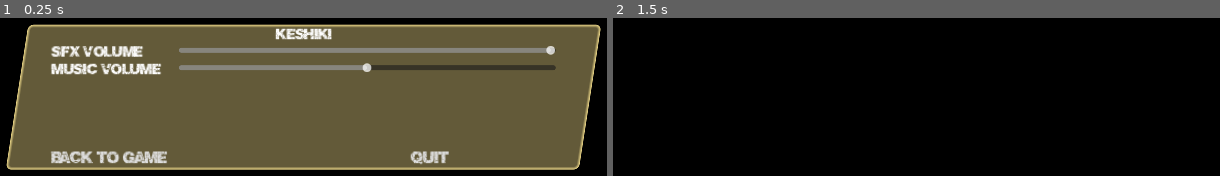
Above: before the commit, frames 1-2 (left to right).
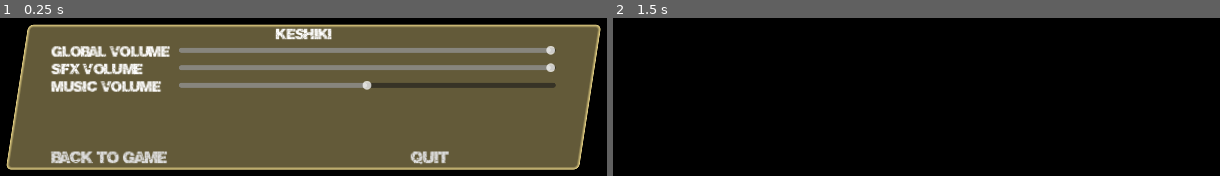
Above: after the commit, the same moments.

Repository: feyrkh/Exploratory
Game: Godot game, scene res://menu/PauseMenu.tscn
Same seed, same stepped clock (60 frames per second), same inputs: the game is played once before the commit and once after it. This scene is started directly instead of the project's main scene. Sound files missing from this copy of the repository are replaced by a short silence.
Inputs (mouse positions are in pixels of both pictures, inside the frame that each line leads up to):
- Up to frame 1 (0.25 s): no input
- Up to frame 2 (1.5 s): tap Enter at 0.5 s; move the mouse to (1104, 76) at 0.52 s; press the mouse at (1104, 76) at 0.53 s; hold D (right) 0.53-1.25 s; release the mouse at (1104, 76) at 1.25 s; click "Back to game" at 1.25 s

The runs differ from the first frame. In frame 1, 6.1% of the frame differs, in the area x 8-92%, y 17-47%; in frame 2, nothing differs.

Commit message:
Global audio volume setting

Diff:
--- a/menu/PauseMenu.gd
+++ b/menu/PauseMenu.gd
@@ -39,6 +39,7 @@
 		find_child("QuitAndDiscardButton").text = "quit"
 	find_child("SfxVolume").value = AudioPlayerPool.audio_config.get_config(AudioPlayerPool.SFX_VOLUME_PCT)
 	find_child("MusicVolume").value = AudioPlayerPool.audio_config.get_config(AudioPlayerPool.MUSIC_VOLUME_PCT)
+	find_child("OverallVolume").value = AudioPlayerPool.audio_config.get_config(AudioPlayerPool.OVERALL_VOLUME_PCT)
 	find_child("QuoteLabel").text = quotes.pick_random()
 	get_tree().paused = true
 
@@ -63,9 +64,11 @@
 	save_game.emit()
 	exit_game.emit()
 
-
 func _on_sfx_volume_value_changed(value):
 	Global.setting_changed.emit(AudioPlayerPool.SFX_VOLUME_PCT, AudioPlayerPool.audio_config.get_config(AudioPlayerPool.SFX_VOLUME_PCT), value)
 
 func _on_music_volume_value_changed(value):
 	Global.setting_changed.emit(AudioPlayerPool.MUSIC_VOLUME_PCT, AudioPlayerPool.audio_config.get_config(AudioPlayerPool.MUSIC_VOLUME_PCT), value)
+
+func _on_overall_volume_value_changed(value):
+	Global.setting_changed.emit(AudioPlayerPool.OVERALL_VOLUME_PCT, AudioPlayerPool.audio_config.get_config(AudioPlayerPool.OVERALL_VOLUME_PCT), value)
--- a/menu/PauseMenu.tscn
+++ b/menu/PauseMenu.tscn
@@ -52,7 +52,26 @@
 [node name="HBoxContainer" type="HBoxContainer" parent="PanelContainer/VBoxContainer/VBoxContainer"]
 layout_mode = 2
 
-[node name="TitleLabel" type="Label" parent="PanelContainer/VBoxContainer/VBoxContainer/HBoxContainer"]
+[node name="OverallLabel" type="Label" parent="PanelContainer/VBoxContainer/VBoxContainer/HBoxContainer"]
+custom_minimum_size = Vector2(200, 0)
+layout_mode = 2
+size_flags_horizontal = 0
+size_flags_vertical = 0
+theme_override_font_sizes/font_size = 20
+text = "Global Volume"
+vertical_alignment = 1
+autowrap_mode = 2
+
+[node name="OverallVolume" type="HSlider" parent="PanelContainer/VBoxContainer/VBoxContainer/HBoxContainer"]
+layout_mode = 2
+size_flags_horizontal = 3
+max_value = 1.0
+step = 0.01
+
+[node name="HBoxContainer3" type="HBoxContainer" parent="PanelContainer/VBoxContainer/VBoxContainer"]
+layout_mode = 2
+
+[node name="SfxLabel" type="Label" parent="PanelContainer/VBoxContainer/VBoxContainer/HBoxContainer3"]
 custom_minimum_size = Vector2(200, 0)
 layout_mode = 2
 size_flags_horizontal = 0
@@ -62,7 +81,7 @@
 vertical_alignment = 1
 autowrap_mode = 2
 
-[node name="SfxVolume" type="HSlider" parent="PanelContainer/VBoxContainer/VBoxContainer/HBoxContainer"]
+[node name="SfxVolume" type="HSlider" parent="PanelContainer/VBoxContainer/VBoxContainer/HBoxContainer3"]
 layout_mode = 2
 size_flags_horizontal = 3
 max_value = 1.0
@@ -71,7 +90,7 @@
 [node name="HBoxContainer2" type="HBoxContainer" parent="PanelContainer/VBoxContainer/VBoxContainer"]
 layout_mode = 2
 
-[node name="TitleLabel" type="Label" parent="PanelContainer/VBoxContainer/VBoxContainer/HBoxContainer2"]
+[node name="MusicLabel" type="Label" parent="PanelContainer/VBoxContainer/VBoxContainer/HBoxContainer2"]
 custom_minimum_size = Vector2(200, 0)
 layout_mode = 2
 size_flags_horizontal = 0
@@ -110,7 +129,8 @@
 text = "Save and quit"
 alignment = 2
 
-[connection signal="value_changed" from="PanelContainer/VBoxContainer/VBoxContainer/HBoxContainer/SfxVolume" to="." method="_on_sfx_volume_value_changed"]
+[connection signal="value_changed" from="PanelContainer/VBoxContainer/VBoxContainer/HBoxContainer/OverallVolume" to="." method="_on_overall_volume_value_changed"]
+[connection signal="value_changed" from="PanelContainer/VBoxContainer/VBoxContainer/HBoxContainer3/SfxVolume" to="." method="_on_sfx_volume_value_changed"]
 [connection signal="value_changed" from="PanelContainer/VBoxContainer/VBoxContainer/HBoxContainer2/MusicVolume" to="." method="_on_music_volume_value_changed"]
 [connection signal="pressed" from="PanelContainer/VBoxContainer/HBoxContainer/ReturnButton" to="." method="_on_return_button_pressed"]
 [connection signal="pressed" from="PanelContainer/VBoxContainer/HBoxContainer/QuitAndDiscardButton" to="." method="_on_quit_and_discard_button_pressed"]
--- a/pottery/ArcheologyItem.gd
+++ b/pottery/ArcheologyItem.gd
@@ -5,6 +5,7 @@
 const TOO_SMALL_POLYGON_EDGE_RATIO := 0.9
 const DRAG_SPEED := 15
 const MAX_LINEAR_VELOCITY := 6000.0
+const MAX_ANGULAR_VELOCITY := 25.0
 
 enum Fields {
 	IMG_DATA, POSITION, ROTATION, POLYGON, ORIG_AREA, SHATTER_SIZE, ORIG_PIECE_COUNT,
@@ -479,7 +480,6 @@
 		state.linear_velocity = desired_motion * DRAG_SPEED
 		if state.linear_velocity.length() > MAX_LINEAR_VELOCITY:
 			state.linear_velocity = state.linear_velocity.normalized() * MAX_LINEAR_VELOCITY
-		print("v=", state.linear_velocity.length())
 	if target_rot != null:
 		var item_center = to_global(center_of_mass)
 		var mouse_cursor = get_global_mouse_position()
@@ -497,6 +497,9 @@
 		while target_rot < -PI:
 			target_rot += PI
 		angular_velocity = target_rot * 15
+		if angular_velocity > MAX_ANGULAR_VELOCITY: angular_velocity = MAX_ANGULAR_VELOCITY
+		elif angular_velocity < -MAX_ANGULAR_VELOCITY: angular_velocity = -MAX_ANGULAR_VELOCITY
+		#print("av=", angular_velocity)
 
 func _on_mouse_shape_entered(shape_idx):
 	if is_display:
@@ -947,7 +950,7 @@
 		var other_area = body.area
 		var area_ratio = min(other_area, area) / max(other_area, area)
 		var pitch = 1.6 - area_ratio*1.1 + randf_range(-0.1, 0.1)
-		AudioPlayerPool.play(preload("res://sfx/clink3.mp3"), pitch, volume_adjustment)
+		AudioPlayerPool.play_sfx(preload("res://sfx/clink3.mp3"), pitch, volume_adjustment)
 	#print(body, " and ", self, " refreshing connection at ", Time.get_ticks_msec())
 	next_clink_time[body] = Time.get_ticks_msec() + 30000
 	body.next_clink_time[self] = Time.get_ticks_msec() + 30000
--- a/pottery/CleaningTable.gd
+++ b/pottery/CleaningTable.gd
@@ -163,7 +163,7 @@
 func play_glue_sfx():
 	var stream_data = glue_brush_streams.pick_random()
 	glue_brush_audio.stream = stream_data[0]
-	glue_brush_audio.volume_db = AudioPlayerPool.get_decibels_for_volume_percentage(stream_data[1] * AudioPlayerPool.audio_config.get_config(AudioPlayerPool.SFX_VOLUME_PCT))
+	glue_brush_audio.volume_db = AudioPlayerPool.get_decibels_for_sfx(stream_data[1])
 	glue_brush_audio.pitch_scale = randf_range(0.9, 1.1)
 	glue_brush_stream_min_seconds = stream_data[2]
 	glue_brush_audio.play()
--- a/util/AudioPlayerPool.gd
+++ b/util/AudioPlayerPool.gd
@@ -6,6 +6,7 @@
 @onready var musicPlayer1 = $MusicPlayer1
 @onready var musicPlayer2 = $MusicPlayer2
 
+const OVERALL_VOLUME_PCT := "overall_volume"
 const SFX_VOLUME_PCT := "sfx_volume"
 const MUSIC_VOLUME_PCT := "music_volume"
 const MIN_VOLUME := 0.0
@@ -13,6 +14,7 @@
 
 var players = []
 var audio_config := SettingsFile.new("user://audio.cfg", {
+	OVERALL_VOLUME_PCT: 1.0,
 	SFX_VOLUME_PCT: 1.0,
 	MUSIC_VOLUME_PCT: 0.5,
 })
@@ -30,6 +32,30 @@
 var expected_cur_volume = 0
 var next_background_music_index = 0
 var crossfade_time = 5
+var config_needs_saving := false
+
+var sfx_volume:float:
+	get:
+		return audio_config.get_config(SFX_VOLUME_PCT)
+	set(val):
+		config_needs_saving = true
+		audio_config.set_config(SFX_VOLUME_PCT, val)
+		apply_sfx_volume()
+var music_volume:float:
+	get:
+		return audio_config.get_config(MUSIC_VOLUME_PCT)
+	set(val):
+		config_needs_saving = true
+		audio_config.set_config(MUSIC_VOLUME_PCT, val)
+		apply_music_volume()
+var overall_volume:float:
+	get:
+		return audio_config.get_config(OVERALL_VOLUME_PCT)
+	set(val):
+		config_needs_saving = true
+		audio_config.set_config(OVERALL_VOLUME_PCT, val)
+		apply_music_volume()
+		apply_sfx_volume()
 
 func _ready():
 	background_music_list.shuffle()
@@ -37,29 +63,48 @@
 	Global.setting_changed.connect(on_setting_change)
 	await Global.enable_sound
 	cross_fade(background_music_list[0], 2, true)
+	var settings_saver = Timer.new()
+	add_child(settings_saver)
+	settings_saver.one_shot = false
+	settings_saver.timeout.connect(func():
+		if config_needs_saving:
+			config_needs_saving = false
+			audio_config.save_config()
+		)
+	settings_saver.start(5)
 
 func on_setting_change(setting, old_val, new_val):
-	if setting == SFX_VOLUME_PCT:
-		audio_config.set_config(SFX_VOLUME_PCT, new_val)
-		audio_config.save_config()
-		var volume = get_decibels_for_volume_percentage(new_val)
-		for player in players:
-			player.volume_db = volume
-	if setting == MUSIC_VOLUME_PCT:
-		audio_config.set_config(MUSIC_VOLUME_PCT, new_val)
-		audio_config.save_config()
-		musicPlayer1.volume_db = get_decibels_for_volume_percentage(new_val * expected_cur_volume)
-		musicPlayer2.volume_db = get_decibels_for_volume_percentage(new_val * expected_next_volume)
+	match setting:
+		OVERALL_VOLUME_PCT: overall_volume = new_val
+		SFX_VOLUME_PCT: sfx_volume = new_val
+		MUSIC_VOLUME_PCT: music_volume = new_val
 
-static func get_decibels_for_volume_percentage(volume_percent): # 0 - 1.0 range for pct, translates to -80 to 0 decibel adjustment
+func apply_sfx_volume():
+	var volume = get_decibels_for_sfx()
+	for player in players:
+		player.volume_db = volume
+
+func apply_music_volume():
+	musicPlayer1.volume_db = get_decibels_for_music(expected_cur_volume)
+	musicPlayer2.volume_db = get_decibels_for_music(expected_next_volume)
+
+func get_decibels_for_sfx(volume_adjustment:float=1.0)->float:
+	return get_decibels_for_volume_percentage(volume_adjustment * sfx_volume)
+
+func get_decibels_for_music(volume_adjustment:float=1.0)->float:
+	var music_pct = music_volume
+	var overall_pct = volume_adjustment * music_volume
+	return get_decibels_for_volume_percentage(overall_pct)
+
+func get_decibels_for_volume_percentage(volume_percent:float=1.0)->float: # 0 - 1.0 range for pct, translates to -80 to 0 decibel adjustment
 	if volume_percent <= 0:
 		return -80
-	return (50.0 * volume_percent) - 50 # range goes from -80 decibels (silent?) to 0 (normal) or higher (really loud)
+	return (50.0 * volume_percent * overall_volume) - 50 # range goes from -80 decibels (silent?) to 0 (normal) or higher (really loud)
 
-func play(stream_file, pitch:=1.0, single_play_volume_adjustment:=1.0):
+func play_sfx(stream_file, pitch:=1.0, single_play_volume_adjustment:=1.0):
 	var player:AudioStreamPlayer = get_first_free_player()
 	player.pitch_scale = pitch
-	player.volume_db = get_decibels_for_volume_percentage(audio_config.get_config(SFX_VOLUME_PCT) * single_play_volume_adjustment)
+	player.volume_db = get_decibels_for_sfx(single_play_volume_adjustment)
 	if stream_file is String:
 		player.stream = load(stream_file)
 	else:
@@ -85,6 +130,7 @@
 	fade_counter = crossfade_time
 	musicPlayer2.stop()
 	musicPlayer2.stream = load(new_music_file)
+	musicPlayer2.volume_db = -80
 	set_next_volume(0.0)
 	fade_up_per_sec = (MAX_VOLUME - MIN_VOLUME)/crossfade_time
 	fade_down_per_sec = (expected_cur_volume - MIN_VOLUME)/crossfade_time
@@ -123,13 +169,13 @@
 func set_next_volume(amt):
 	if expected_next_volume != amt:
 		expected_next_volume = amt
-		musicPlayer2.volume_db = get_decibels_for_volume_percentage(audio_config.get_config(MUSIC_VOLUME_PCT) * expected_next_volume)
+		musicPlayer2.volume_db = get_decibels_for_music(expected_next_volume)
 		#print("Next volume: ", amt, " (actual: ", musicPlayer2.volume_db, ")")
 
 func set_cur_volume(amt):
 	if expected_cur_volume != amt:
 		expected_cur_volume = amt
-		musicPlayer1.volume_db = get_decibels_for_volume_percentage(audio_config.get_config(MUSIC_VOLUME_PCT) * expected_cur_volume)
+		musicPlayer1.volume_db = get_decibels_for_music(expected_cur_volume)
 		#print("Cur volume: ", amt, " (actual: ", musicPlayer1.volume_db, ")")
 
 func swap_players():
@@ -142,8 +188,7 @@
 	tmp = expected_cur_volume
 	expected_cur_volume = expected_next_volume
 	expected_next_volume = tmp
-	print("Swapped music players - cur=", musicPlayer1_file, ", next=", musicPlayer2_file)
-
+	#print("Swapped music players - cur=", musicPlayer1_file, ", next=", musicPlayer2_file)
 
 func _on_timer_timeout():
 	check_background_music()
